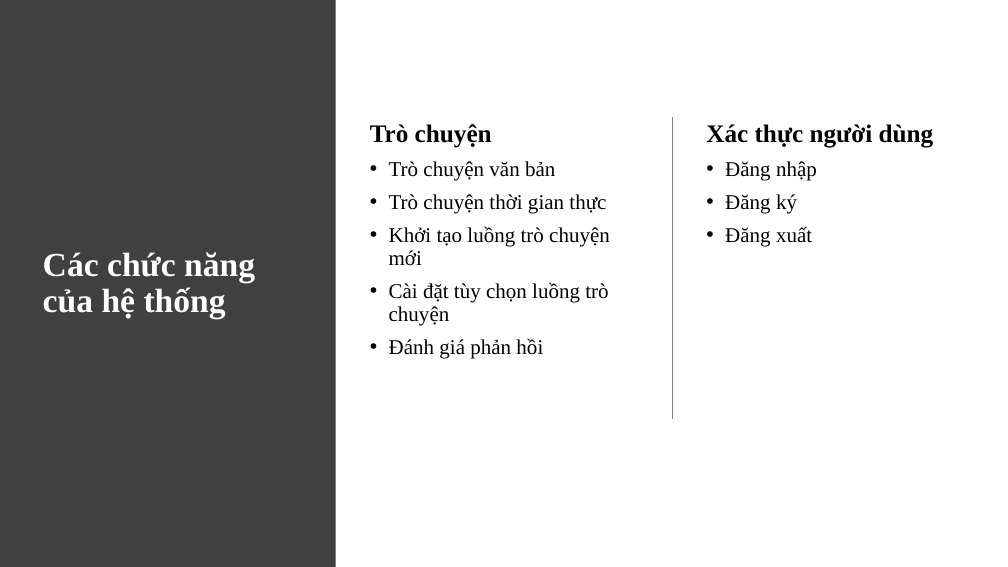
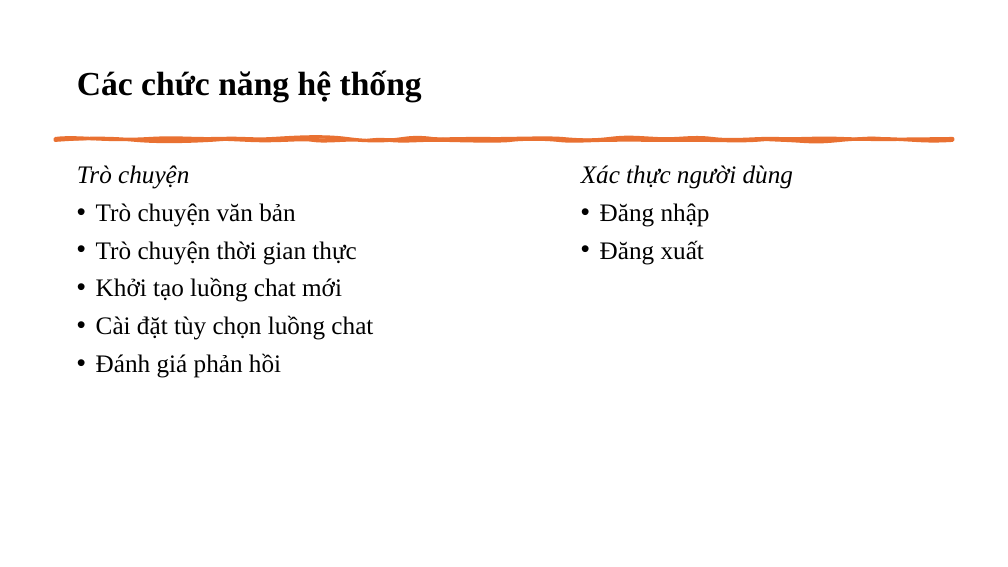
Before and after one commit to ngovanuc/Vietnamese_History_Chatbot, a slide deck: slide 23 of documents/slide bao cao.pptx. Drawn at 1008x567 pixels with LibreOffice and Linux fonts; fonts in the diff are those of the drawing. Boxes give left, top, right and bottom in pixels: in the first picture for what was removed or moved away, otherwise in the second. Text is boxed around its words. In the diff, an @@ line names an element or a change of style, - is before the commit and + after.

Commit message:
Update file slide

```diff
--- a/documents/slide bao cao.pptx
+++ b/documents/slide bao cao.pptx
@@ rectangle removed at bbox=[0, 0, 336, 567] @@
@@ title at bbox=[77, 70, 422, 102]: text changed; text colour #FFFFFF to #000000 @@
-Các chức năng của hệ thống
+Các chức năng hệ thống
@@ line removed from (672, 116) to (672, 419) @@
@@ freeform shape added at bbox=[55, 138, 953, 140], fill #E97132, outline #E97132 3.25 pt @@
@@ text "Trò chuyện": place and size @@
-text "Trò chuyện" at bbox=[370, 124, 610, 359]
+text "Trò chuyện" at bbox=[77, 165, 373, 378]
@@ text at bbox=[77, 165, 356, 378]: bold off, italic on in "Trò chuyện"; size 20 to 24 pt in "Trò chuyện văn bản", "Trò chuyện thời gian thực", "Đánh giá phản hồi" @@
@@ text "Xác thực người dùng": place and size @@
-text "Xác thực người dùng" at bbox=[706, 124, 934, 247]
+text "Xác thực người dùng" at bbox=[581, 165, 793, 265]
@@ text "Xác thực người dùng" at bbox=[581, 165, 793, 265]: bold off, italic on in "Xác thực người dùng"; size 20 to 24 pt in "Đăng nhập", "Đăng xuất" @@
@@ text at bbox=[725, 194, 797, 214]: paragraph removed @@
-• Đăng ký
@@ text at bbox=[96, 277, 373, 340]: text changed; size 20 to 24 pt @@
-• Khởi tạo luồng trò chuyện mới
-• Cài đặt tùy chọn luồng trò chuyện
+• Khởi tạo luồng chat mới
+• Cài đặt tùy chọn luồng chat
```
Also in this commit, not shown: 13 other slides changed.
